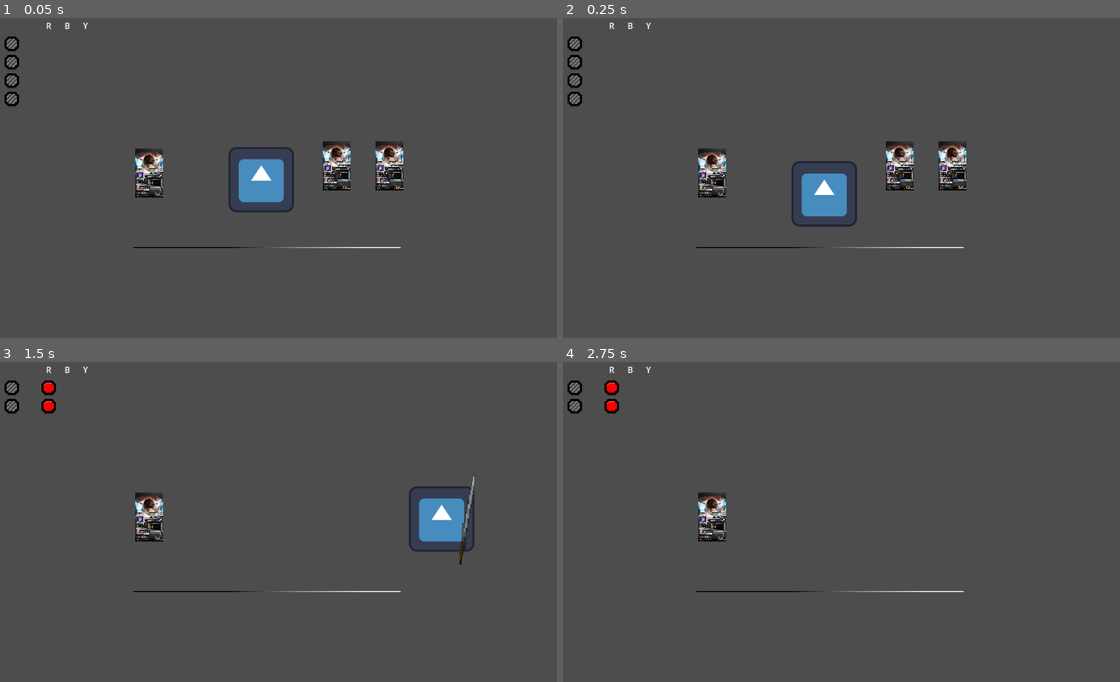
Above: before the commit, frames 1-4 (two rows, left to right).
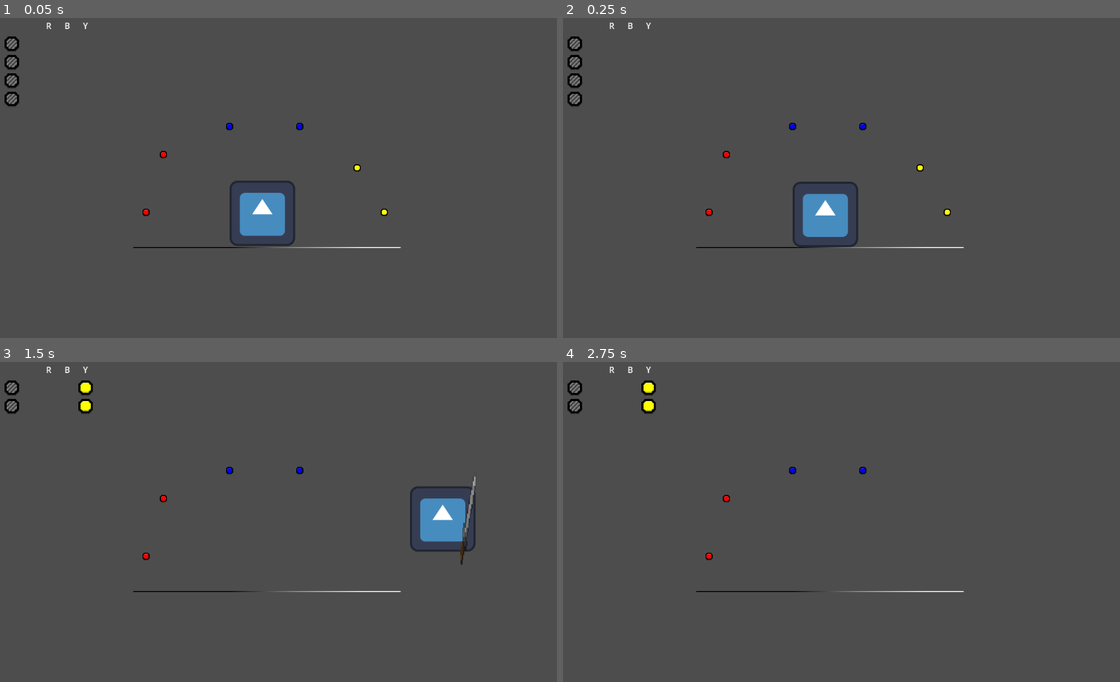
Above: after the commit, the same moments.

Repository: HimeWoo/untitled-paint-game
Game: Godot game, scene res://scenes/item_test.tscn
Same seed, same stepped clock (60 frames per second), same inputs: the game is played once before the commit and once after it. The engine's default icon, where the game draws it, is replaced by a stand-in: a white triangle on a blue panel in a dark square.
Inputs:
- Up to frame 1 (0.05 s): no input
- Up to frame 2 (0.25 s): no input
- Up to frame 3 (1.5 s): tap Enter (ui_accept) at 0.5 s; hold Right (ui_right) from 0.53 s (still down); tap Shift (dash) at 0.6 s; tap Space (jump) at 0.77 s; tap J (melee_attack) at 1.35 s
- Up to frame 4 (2.75 s): tap Space (jump) at 1.52 s; release Right (ui_right) at 2.03 s; hold Left (ui_left) from 2.03 s (still down); tap 1 at 2.1 s

The runs differ from the first frame. In frame 1, 4.5% of the frame differs, in the area x 24-73%, y 32-72%; in frame 2, 3.9%; in frame 3, 1.6%; in frame 4, 1.2%.

Commit message:
R B Y paint items added

Diff:
--- a/untitled-paint-game/resources/item.tres
+++ /dev/null
@@ -1,6 +0,0 @@
-[gd_resource type="Resource" load_steps=2 format=3 uid="uid://bioeftibi22hc"]
-
-[ext_resource type="Script" uid="uid://d2ullu6tafuic" path="res://scripts/item.gd" id="1_tg3pm"]
-
-[resource]
-script = ExtResource("1_tg3pm")
--- /dev/null
+++ b/untitled-paint-game/resources/paint_blue.tres
@@ -0,0 +1,11 @@
+[gd_resource type="Resource" script_class="ItemData" load_steps=3 format=3 uid="uid://ca3r6vvyhon5k"]
+
+[ext_resource type="Script" uid="uid://d2ullu6tafuic" path="res://scripts/item_data.gd" id="1_3dkah"]
+[ext_resource type="Texture2D" uid="uid://cm66b8mn5r63i" path="res://assets/paint_blue.png" id="2_v0q1j"]
+
+[resource]
+script = ExtResource("1_3dkah")
+display_name = "Blue"
+texture = ExtResource("2_v0q1j")
+color = 1
+metadata/_custom_type_script = "uid://d2ullu6tafuic"
--- /dev/null
+++ b/untitled-paint-game/resources/paint_red.tres
@@ -0,0 +1,10 @@
+[gd_resource type="Resource" script_class="ItemData" load_steps=3 format=3 uid="uid://dw064a8wqkfr2"]
+
+[ext_resource type="Script" uid="uid://d2ullu6tafuic" path="res://scripts/item_data.gd" id="1_w1inn"]
+[ext_resource type="Texture2D" uid="uid://fbh3rjtaopxf" path="res://assets/paint_red.png" id="2_g04s1"]
+
+[resource]
+script = ExtResource("1_w1inn")
+display_name = "Red"
+texture = ExtResource("2_g04s1")
+metadata/_custom_type_script = "uid://d2ullu6tafuic"
--- /dev/null
+++ b/untitled-paint-game/resources/paint_yellow.tres
@@ -0,0 +1,12 @@
+[gd_resource type="Resource" script_class="ItemData" load_steps=3 format=3 uid="uid://c8kgjgfya5h34"]
+
+[ext_resource type="Script" uid="uid://d2ullu6tafuic" path="res://scripts/item_data.gd" id="1_wvrow"]
+[ext_resource type="Texture2D" uid="uid://bjsj7hx0ac6yf" path="res://assets/paint_yellow.png" id="2_7q1x2"]
+
+[resource]
+resource_local_to_scene = true
+script = ExtResource("1_wvrow")
+display_name = "Yellow"
+texture = ExtResource("2_7q1x2")
+color = 2
+metadata/_custom_type_script = "uid://d2ullu6tafuic"
--- a/untitled-paint-game/scenes/item_test.tscn
+++ b/untitled-paint-game/scenes/item_test.tscn
@@ -1,8 +1,12 @@
-[gd_scene load_steps=7 format=3 uid="uid://5j7165prjd2j"]
+[gd_scene load_steps=13 format=3 uid="uid://5j7165prjd2j"]
 
 [ext_resource type="PackedScene" uid="uid://bq5kxtjqomv3i" path="res://interface.tscn" id="1_qchoo"]
 [ext_resource type="PackedScene" uid="uid://b3rae3dafdwir" path="res://scenes/player.tscn" id="1_sh6w4"]
-[ext_resource type="PackedScene" uid="uid://cbkvm45fiakp5" path="res://scenes/paint_item.tscn" id="3_3cr4k"]
+[ext_resource type="PackedScene" uid="uid://dhah2xlx861hv" path="res://scenes/items/red_paint.tscn" id="3_3jfeh"]
+[ext_resource type="PackedScene" uid="uid://bco8vv41h18bo" path="res://scenes/items/blue_paint.tscn" id="4_f3voe"]
+[ext_resource type="PackedScene" uid="uid://iydhjgar5iis" path="res://scenes/items/yellow_paint.tscn" id="5_sp2it"]
+[ext_resource type="Script" uid="uid://d2ullu6tafuic" path="res://scripts/item_data.gd" id="6_bvmv3"]
+[ext_resource type="Texture2D" uid="uid://bjsj7hx0ac6yf" path="res://assets/paint_yellow.png" id="7_5v2uq"]
 
 [sub_resource type="Gradient" id="Gradient_a8v3n"]
 offsets = PackedFloat32Array(0.3611111, 0.6111111, 0.85493827)
@@ -14,10 +18,26 @@
 [sub_resource type="RectangleShape2D" id="RectangleShape2D_3cr4k"]
 size = Vector2(256, 1)
 
+[sub_resource type="Resource" id="Resource_jf2wv"]
+resource_local_to_scene = true
+script = ExtResource("6_bvmv3")
+display_name = "Yellow"
+texture = ExtResource("7_5v2uq")
+color = 2
+metadata/_custom_type_script = "uid://d2ullu6tafuic"
+
+[sub_resource type="Resource" id="Resource_auxfu"]
+resource_local_to_scene = true
+script = ExtResource("6_bvmv3")
+display_name = "Yellow"
+texture = ExtResource("7_5v2uq")
+color = 2
+metadata/_custom_type_script = "uid://d2ullu6tafuic"
+
 [node name="Main" type="Node"]
 
 [node name="Player" parent="." instance=ExtResource("1_sh6w4")]
-position = Vector2(523, 337)
+position = Vector2(525, 403)
 
 [node name="Interface" parent="." instance=ExtResource("1_qchoo")]
 
@@ -34,11 +54,22 @@
 scale = Vector2(1.0000298, 0.9619551)
 shape = SubResource("RectangleShape2D_3cr4k")
 
-[node name="PaintItem" parent="." instance=ExtResource("3_3cr4k")]
-position = Vector2(773, 311)
+[node name="RedPaint" parent="." instance=ExtResource("3_3jfeh")]
+position = Vector2(298, 402)
 
-[node name="PaintItem2" parent="." instance=ExtResource("3_3cr4k")]
-position = Vector2(670, 311)
+[node name="RedPaint2" parent="." instance=ExtResource("3_3jfeh")]
+position = Vector2(332, 289)
 
-[node name="PaintItem3" parent="." instance=ExtResource("3_3cr4k")]
-position = Vector2(304, 325)
+[node name="BluePaint" parent="." instance=ExtResource("4_f3voe")]
+position = Vector2(461, 234)
+
+[node name="BluePaint2" parent="." instance=ExtResource("4_f3voe")]
+position = Vector2(598, 234)
+
+[node name="YellowPaint" parent="." instance=ExtResource("5_sp2it")]
+position = Vector2(710, 315)
+data = SubResource("Resource_jf2wv")
+
+[node name="YellowPaint2" parent="." instance=ExtResource("5_sp2it")]
+position = Vector2(763, 402)
+data = SubResource("Resource_auxfu")
--- /dev/null
+++ b/untitled-paint-game/scenes/items/blue_paint.tscn
@@ -0,0 +1,11 @@
+[gd_scene load_steps=4 format=3 uid="uid://bco8vv41h18bo"]
+
+[ext_resource type="PackedScene" uid="uid://bdrn8lv13uyte" path="res://scenes/items/world_item.tscn" id="1_ud10g"]
+[ext_resource type="Resource" uid="uid://ca3r6vvyhon5k" path="res://resources/paint_blue.tres" id="2_83ww2"]
+[ext_resource type="Texture2D" uid="uid://cm66b8mn5r63i" path="res://assets/paint_blue.png" id="3_orgxn"]
+
+[node name="BluePaint" instance=ExtResource("1_ud10g")]
+data = ExtResource("2_83ww2")
+
+[node name="Sprite2D" parent="." index="1"]
+texture = ExtResource("3_orgxn")
--- /dev/null
+++ b/untitled-paint-game/scenes/items/red_paint.tscn
@@ -0,0 +1,11 @@
+[gd_scene load_steps=4 format=3 uid="uid://dhah2xlx861hv"]
+
+[ext_resource type="PackedScene" uid="uid://bdrn8lv13uyte" path="res://scenes/items/world_item.tscn" id="1_s5431"]
+[ext_resource type="Resource" uid="uid://dw064a8wqkfr2" path="res://resources/paint_red.tres" id="2_8d7n3"]
+[ext_resource type="Texture2D" uid="uid://fbh3rjtaopxf" path="res://assets/paint_red.png" id="3_fxpol"]
+
+[node name="RedPaint" instance=ExtResource("1_s5431")]
+data = ExtResource("2_8d7n3")
+
+[node name="Sprite2D" parent="." index="1"]
+texture = ExtResource("3_fxpol")
--- /dev/null
+++ b/untitled-paint-game/scenes/items/world_item.tscn
@@ -0,0 +1,15 @@
+[gd_scene load_steps=3 format=3 uid="uid://bdrn8lv13uyte"]
+
+[ext_resource type="Script" uid="uid://ci4mq0comtb05" path="res://scripts/world_item.gd" id="1_yrq7p"]
+
+[sub_resource type="RectangleShape2D" id="RectangleShape2D_f3voe"]
+size = Vector2(14, 14)
+
+[node name="WorldItem" type="Area2D"]
+script = ExtResource("1_yrq7p")
+metadata/_custom_type_script = "uid://ci4mq0comtb05"
+
+[node name="CollisionShape2D" type="CollisionShape2D" parent="."]
+shape = SubResource("RectangleShape2D_f3voe")
+
+[node name="Sprite2D" type="Sprite2D" parent="."]
--- /dev/null
+++ b/untitled-paint-game/scenes/items/yellow_paint.tscn
@@ -0,0 +1,11 @@
+[gd_scene load_steps=4 format=3 uid="uid://iydhjgar5iis"]
+
+[ext_resource type="PackedScene" uid="uid://bdrn8lv13uyte" path="res://scenes/items/world_item.tscn" id="1_f1n3l"]
+[ext_resource type="Resource" uid="uid://c8kgjgfya5h34" path="res://resources/paint_yellow.tres" id="2_d6kga"]
+[ext_resource type="Texture2D" uid="uid://bjsj7hx0ac6yf" path="res://assets/paint_yellow.png" id="3_qn4og"]
+
+[node name="YellowPaint" instance=ExtResource("1_f1n3l")]
+data = ExtResource("2_d6kga")
+
+[node name="Sprite2D" parent="." index="1"]
+texture = ExtResource("3_qn4og")
--- a/untitled-paint-game/scenes/paint_item.tscn
+++ /dev/null
@@ -1,19 +0,0 @@
-[gd_scene load_steps=5 format=3 uid="uid://cbkvm45fiakp5"]
-
-[ext_resource type="Script" uid="uid://bas2wnbutvire" path="res://scripts/paint_item.gd" id="1_jk0r4"]
-[ext_resource type="Resource" uid="uid://bioeftibi22hc" path="res://resources/item.tres" id="2_yg51s"]
-[ext_resource type="Texture2D" uid="uid://dgolnwniv2wh5" path="res://assets/20251023_4.png" id="3_70djd"]
-
-[sub_resource type="RectangleShape2D" id="RectangleShape2D_6muww"]
-size = Vector2(54, 96)
-
-[node name="PaintItem" type="Area2D"]
-script = ExtResource("1_jk0r4")
-item = ExtResource("2_yg51s")
-
-[node name="CollisionShape2D" type="CollisionShape2D" parent="."]
-shape = SubResource("RectangleShape2D_6muww")
-
-[node name="Sprite2D" type="Sprite2D" parent="."]
-scale = Vector2(0.05, 0.05)
-texture = ExtResource("3_70djd")
--- a/untitled-paint-game/scripts/item.gd
+++ /dev/null
@@ -1,7 +0,0 @@
-extends Resource
-
-@export var display_name: String
-
-
-func _init(p_name: String = "") -> void:
-	display_name = p_name
--- /dev/null
+++ b/untitled-paint-game/scripts/item_data.gd
@@ -0,0 +1,6 @@
+class_name ItemData
+extends Resource
+
+@export var display_name: String
+@export var texture: Texture2D
+@export var color: PaintColor.Colors
--- a/untitled-paint-game/scripts/paint_item.gd
+++ /dev/null
@@ -1,14 +0,0 @@
-class_name PaintItem
-extends WorldItem
-
-@export var color: PaintColor.Colors
-
-
-func _ready() -> void:
-	body_entered.connect(_pickup)
-
-
-func _pickup(player: Node2D):
-	if !player.inventory.is_full():
-		player.inventory.add_color(color)
-		queue_free()
--- a/untitled-paint-game/scripts/world_item.gd
+++ b/untitled-paint-game/scripts/world_item.gd
@@ -1,6 +1,16 @@
 class_name WorldItem
 extends Area2D
 
-@export var item: Resource
+@export var data: ItemData
 
 var is_name_visible: bool = false
+
+
+func _ready() -> void:
+	body_entered.connect(_pickup)
+
+
+func _pickup(player: Node2D):
+	if !player.inventory.is_full():
+		player.inventory.add_color(data.color)
+		queue_free()
Renamed: untitled-paint-game/scripts/item.gd.uid -> untitled-paint-game/scripts/item_data.gd.uid
Not shown, removed: untitled-paint-game/scripts/paint_item.gd.uid
